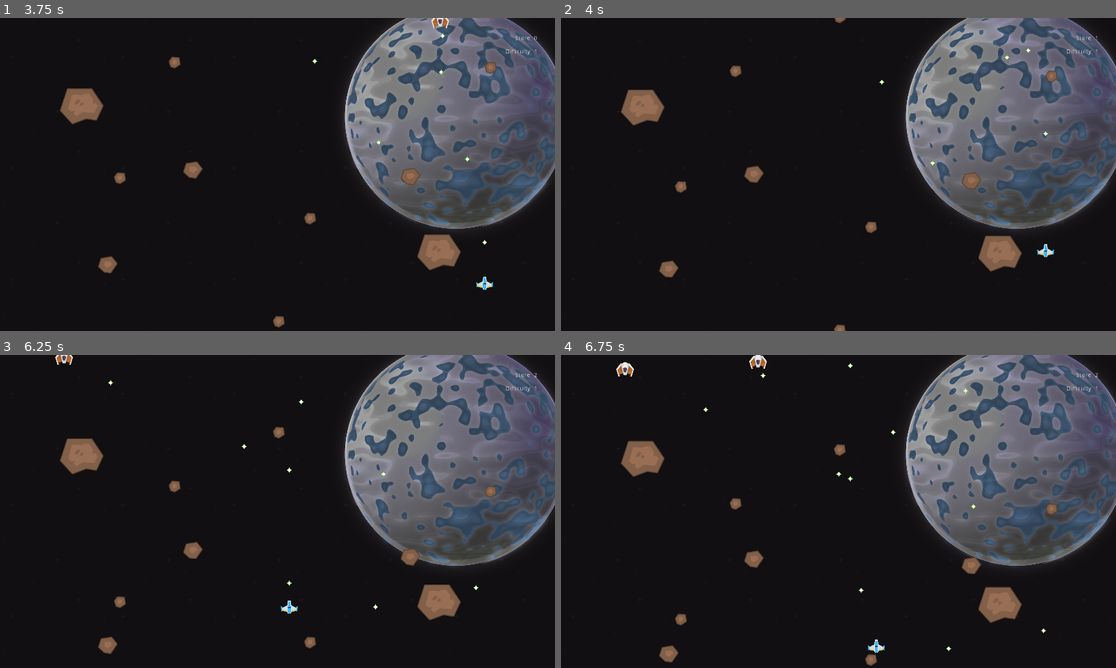
Above: before the commit, frames 1-4 (two rows, left to right).
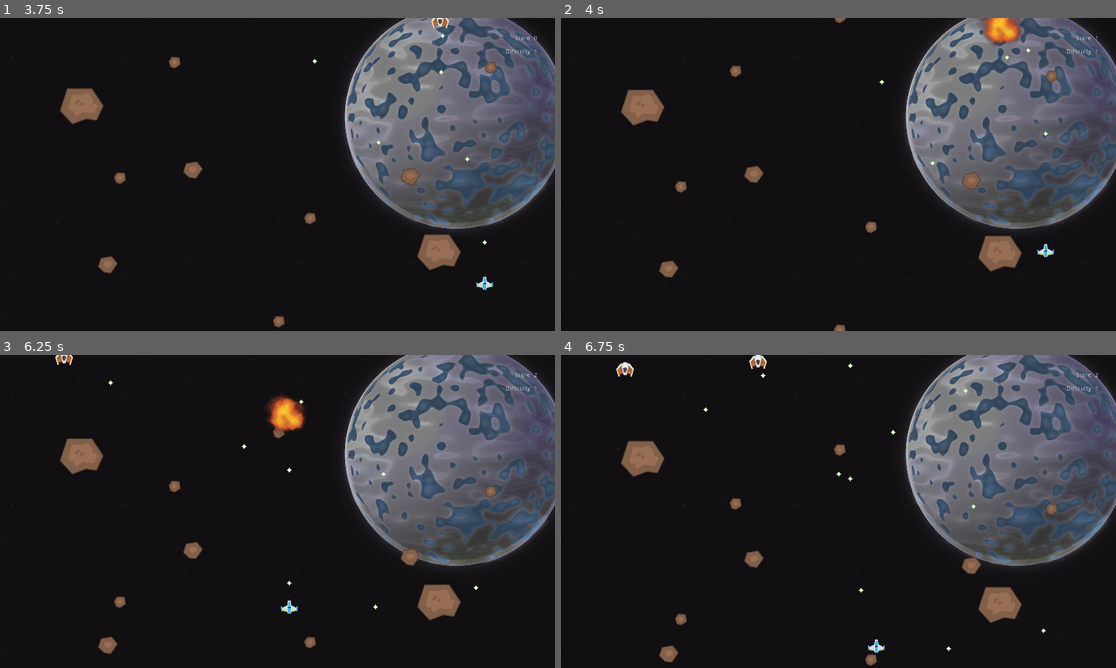
Above: after the commit, the same moments.

Repository: pmatigakis/spaceshooter
Game: Godot game, scene res://Menu.tscn
Two runs of this game, one before a commit and one after it. Both use one fixed random seed, a clock stepped at 60 frames per second and the inputs below. Sound files missing from this copy of the repository are replaced by a short silence.
Inputs:
- Up to frame 1 (3.75 s): click "Start" at 0.5 s; tap Enter at 1.25 s; hold Right (ui_right) 1.28-2.03 s; hold Space (fire_weapon) 1.28-2.03 s; hold Down (ui_down) 2.03-2.78 s; tap Space (fire_weapon) at 2.1, 3.6 s; hold Right (ui_right) 2.78-3.53 s; hold Space (fire_weapon) 2.78-3.53 s; hold Up (ui_up) from 3.53 s (still down)
- Up to frame 2 (4 s): keep holding Up (ui_up)
- Up to frame 3 (6.25 s): release Up (ui_up) at 4.28 s; hold Space (fire_weapon) 4.28-5.03 s; hold Left (ui_left) 4.28-5.78 s; tap Space (fire_weapon) at 5.1 s; hold Down (ui_down) from 5.78 s (still down); hold Space (fire_weapon) from 5.78 s (still down)
- Up to frame 4 (6.75 s): release Down (ui_down) at 6.53 s; release Space (fire_weapon) at 6.53 s; hold Right (ui_right) from 6.53 s (still down); tap Space (fire_weapon) at 6.6 s

Frame 1 is identical in both runs. In frame 2, 0.5% of the frame differs, in the area x 75-83%, y 0-9%; in frame 3, 0.6%, in the area x 48-56%, y 12-25%; in frame 4, nothing differs.

Commit message:
Added the explosion effect

Diff:
--- a/Spaceshooter.gd
+++ b/Spaceshooter.gd
@@ -36,6 +36,7 @@
 }
 
 var enemy_scene = preload("res:///scenes/enemies/Enemy.tscn")
+var explosion_scene = preload("res:///scenes/effects/explosions/Explosion.tscn")
 
 var difficulty = 0
 var score = 0
@@ -87,7 +88,11 @@
 	$Enemies.add_child(enemy)
 
 
-func _on_Enemy_killed():
+func _on_Enemy_killed(enemy):
+	var explosion = explosion_scene.instance()
+	explosion.position = enemy.position
+	$Explossions.add_child(explosion)
+
 	_increase_score()
 
 	if score % 10 == 0 and difficulty < MAX_DIFICULTY:
@@ -97,3 +102,7 @@
 func _on_Player_killed():
 	$EnemyTimer.stop()
 	emit_signal("player_killed")
+
+	var explosion = explosion_scene.instance()
+	explosion.position = $Player.position
+	$Explossions.add_child(explosion)
--- a/Spaceshooter.tscn
+++ b/Spaceshooter.tscn
@@ -100,6 +100,8 @@
 
 [node name="Bullets" type="Node2D" parent="."]
 
+[node name="Explossions" type="Node2D" parent="."]
+
 [node name="HUD" parent="." instance=ExtResource( 3 )]
 
 [connection signal="difficulty_changed" from="." to="HUD" method="_on_difficulty_changed"]
--- /dev/null
+++ b/scenes/effects/explosions/Explosion.gd
@@ -0,0 +1,20 @@
+extends Node2D
+
+
+# Declare member variables here. Examples:
+# var a = 2
+# var b = "text"
+
+
+# Called when the node enters the scene tree for the first time.
+func _ready():
+	pass # Replace with function body.
+
+
+# Called every frame. 'delta' is the elapsed time since the previous frame.
+#func _process(delta):
+#	pass
+
+
+func _on_ExplosionSound_finished():
+	queue_free()
--- /dev/null
+++ b/scenes/effects/explosions/Explosion.tscn
@@ -0,0 +1,22 @@
+[gd_scene load_steps=4 format=2]
+
+[ext_resource path="res://scenes/effects/explosions/Explosion.gd" type="Script" id=1]
+[ext_resource path="res://assets/sounds/explosionCrunch_000.ogg" type="AudioStream" id=2]
+[ext_resource path="res://assets/effects/explosion00.png" type="Texture" id=3]
+
+[node name="Node2D" type="Node2D"]
+script = ExtResource( 1 )
+
+[node name="TextureRect" type="TextureRect" parent="."]
+margin_left = -60.0
+margin_top = -50.0
+margin_right = 523.0
+margin_bottom = 486.0
+rect_scale = Vector2( 0.2, 0.2 )
+texture = ExtResource( 3 )
+
+[node name="ExplosionSound" type="AudioStreamPlayer2D" parent="."]
+stream = ExtResource( 2 )
+autoplay = true
+
+[connection signal="finished" from="ExplosionSound" to="." method="_on_ExplosionSound_finished"]
--- a/scenes/enemies/Enemy.gd
+++ b/scenes/enemies/Enemy.gd
@@ -1,6 +1,6 @@
 extends Area2D
 
-signal killed
+signal killed(enemy)
 
 var Bullet = preload("res://scenes/weapons/Bullet.tscn")
 
@@ -42,5 +42,5 @@
 
 
 func hit():
-	emit_signal("killed")
+	emit_signal("killed", self)
 	queue_free()
Binary file added: assets/effects/explosion00.png
Not shown, added: assets/effects/explosion00.png.import
Not shown, changed: assets/sounds/explosionCrunch_000.ogg.import
